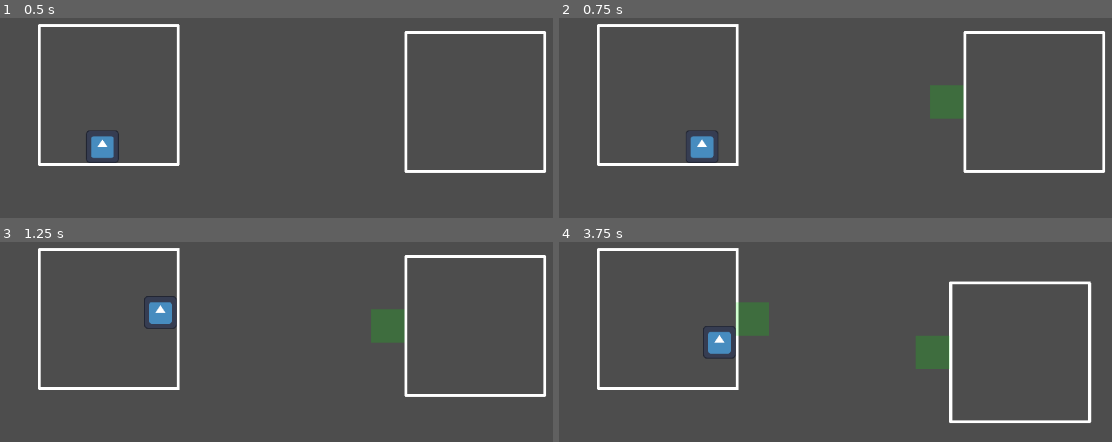
Above: before the commit, frames 1-4 (two rows, left to right).
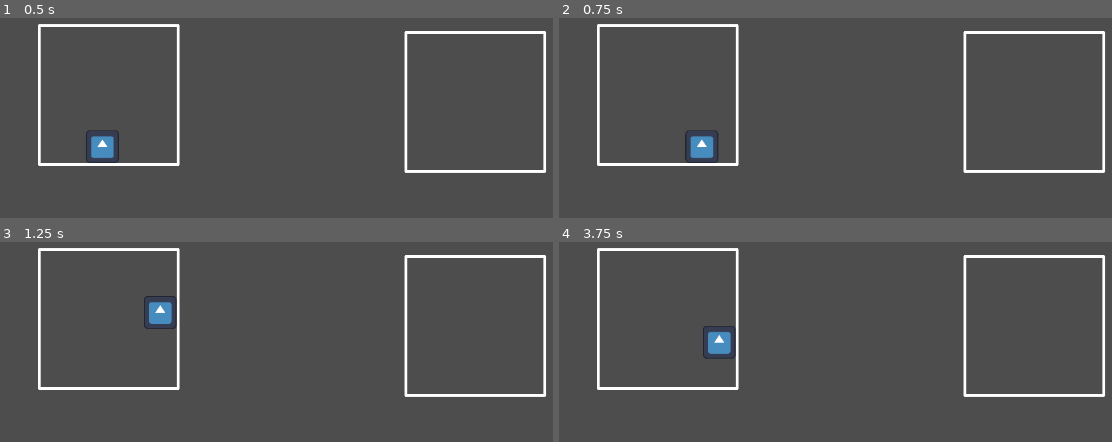
Above: after the commit, the same moments.

Repository: Psonbre/WonderJam2024
Game: Godot game, scene res://Scenes/game.tscn
Two runs of this game, one before a commit and one after it. Both use one fixed random seed, a clock stepped at 60 frames per second and the inputs below. The engine's default icon, where the game draws it, is replaced by a stand-in: a white triangle on a blue panel in a dark square.
Inputs (mouse positions are in pixels of both pictures, inside the frame that each line leads up to):
- Up to frame 1 (0.5 s): no input
- Up to frame 2 (0.75 s): move the mouse to (669, 96) at 0.52 s; hold D (Right) from 0.53 s (still down); click (669, 96) at 0.6 s
- Up to frame 3 (1.25 s): keep holding D (Right); tap Space (Jump) at 0.77 s
- Up to frame 4 (3.75 s): move the mouse to (1034, 326) at 1.27 s; click (1034, 326) at 1.35 s; tap Space (Jump) at 1.52, 3.02 s; tap Enter at 2 s; move the mouse to (outside the picture) at 2.02 s; release D (Right) at 2.03 s; hold A (Left) 2.03-2.78 s; click (outside the picture) at 2.1 s; move the mouse to (724, 400) at 2.77 s; hold D (Right) from 2.78 s (still down); click (724, 400) at 2.85 s; move the mouse to (1006, 378) at 3.52 s; click (1006, 378) at 3.6 s

Frame 1 is identical in both runs. In frame 2, 1.0% of the frame differs, in the area x 22-74%, y 3-74%; in frame 3, 1.0%; in frame 4, 5.5%, in the area x 26-99%, y 3-91%.

Commit message:
attempt connection

Diff:
--- a/PuzzlePiece.tscn
+++ b/PuzzlePiece.tscn
@@ -61,6 +61,20 @@
 scale = Vector2(1, 1)
 shape = SubResource("RectangleShape2D_qi8qm")
 
+[node name="LeftBound" type="Area2D" parent="PuzzlePiece"]
+scale = Vector2(1, 1)
+
+[node name="CollisionShape2D" type="CollisionShape2D" parent="PuzzlePiece/LeftBound"]
+position = Vector2(-10.8, 0)
+scale = Vector2(1, 1)
+shape = SubResource("RectangleShape2D_1x6ai")
+
+[node name="Sprite2D" type="Sprite2D" parent="PuzzlePiece/LeftBound"]
+visible = false
+position = Vector2(-12.6, 0)
+scale = Vector2(4.85, 4.85)
+texture = SubResource("GradientTexture1D_7pyhj")
+
 [node name="RightBound" type="Area2D" parent="PuzzlePiece"]
 
 [node name="CollisionShape2D" type="CollisionShape2D" parent="PuzzlePiece/RightBound"]
@@ -100,19 +114,6 @@
 scale = Vector2(4.85, 4.85)
 texture = SubResource("GradientTexture1D_7pyhj")
 
-[node name="LeftBound" type="Area2D" parent="PuzzlePiece"]
-
-[node name="CollisionShape2D" type="CollisionShape2D" parent="PuzzlePiece/LeftBound"]
-position = Vector2(-10.8, 0)
-scale = Vector2(1, 1)
-shape = SubResource("RectangleShape2D_1x6ai")
-
-[node name="Sprite2D" type="Sprite2D" parent="PuzzlePiece/LeftBound"]
-visible = false
-position = Vector2(-12.6, 0)
-scale = Vector2(4.85, 4.85)
-texture = SubResource("GradientTexture1D_7pyhj")
-
 [node name="Content" type="Node2D" parent="PuzzlePiece"]
 
 [connection signal="body_entered" from="." to="." method="_on_body_entered"]
--- /dev/null
+++ b/game.tscn
@@ -0,0 +1,26 @@
+[gd_scene load_steps=3 format=3 uid="uid://k0g15qa7j1x4"]
+
+[ext_resource type="PackedScene" uid="uid://dyrv4i083tx3b" path="res://player.tscn" id="2_senh7"]
+[ext_resource type="PackedScene" uid="uid://myxxv60jcpcy" path="res://PuzzlePiece.tscn" id="3_gvsjr"]
+
+[node name="Game" type="Node2D"]
+
+[node name="Camera2D" type="Camera2D" parent="."]
+anchor_mode = 0
+
+[node name="PuzzlePiece" parent="." instance=ExtResource("3_gvsjr")]
+position = Vector2(613, 354)
+left_connection_slot = -2
+right_connection_slot = -1
+top_connection_slot = -2
+bottom_connection_slot = -2
+
+[node name="PuzzlePiece2" parent="." instance=ExtResource("3_gvsjr")]
+position = Vector2(961, 347)
+left_connection_slot = 1
+right_connection_slot = -2
+top_connection_slot = -2
+bottom_connection_slot = -2
+
+[node name="Player" parent="." instance=ExtResource("2_senh7")]
+position = Vector2(600, 355)
--- a/puzzle_piece.gd
+++ b/puzzle_piece.gd
@@ -12,15 +12,27 @@
 var can_connect_top := false
 var can_connect_bottom := false
 
-var is_connected_left := false
-var is_connected_right := false
-var is_connected_top := false
-var is_connected_bottom := false
+var is_connected_left := false :
+	set(value):
+		$PuzzlePiece/LeftCollider/CollisionShape2D.disabled = value
+		print($PuzzlePiece/LeftCollider/CollisionShape2D.disabled)
+var is_connected_right := false :
+	set(value):
+		$PuzzlePiece/RightCollider/CollisionShape2D.disabled = value
+var is_connected_top := false :
+	set(value):
+		$PuzzlePiece/TopCollider/CollisionShape2D.disabled = value
+var is_connected_bottom := false :
+	set(value):
+		$PuzzlePiece/BottomCollider/CollisionShape2D.disabled = value
 
 var is_dragging := false
 var is_hovering := false
 var velocity := Vector2.ZERO
 var default_scale := Vector2(1.0, 1.0)
+
+var valid_drop := false
+var start_drag := Vector2.ZERO
 
 func _ready():
 	default_scale = scale
@@ -39,29 +51,61 @@
 
 func start_dragging():
 	scale *= 1.1
+	start_drag = position
 	is_dragging = true
-	set_collisions_to_foreground(self, true)
-	set_collisions_to_foreground($PuzzlePiece/LeftCollider, true)
-	set_collisions_to_foreground($PuzzlePiece/RightCollider, true)
-	set_collisions_to_foreground($PuzzlePiece/TopCollider, true)
-	set_collisions_to_foreground($PuzzlePiece/BottomCollider, true)
+	set_puzzle_piece_collisions_to_foreground(true)
 	for node in $PuzzlePiece/Content.get_children(false):
 		set_collisions_to_foreground(node, true)
 
 	for piece in get_tree().get_nodes_in_group("PuzzlePieces"):
-		piece.update_connection_availability(self)
+		piece.update_connection_availability(self, false)
 
 func stop_dragging():
+	attempt_connection()
 	scale = default_scale
 	is_dragging = false
-
-	set_collisions_to_foreground(self, false)
-	set_collisions_to_foreground($PuzzlePiece/LeftCollider, false)
-	set_collisions_to_foreground($PuzzlePiece/RightCollider, false)
-	set_collisions_to_foreground($PuzzlePiece/TopCollider, false)
-	set_collisions_to_foreground($PuzzlePiece/BottomCollider, false)
+	set_puzzle_piece_collisions_to_foreground(false)
 	for node in $PuzzlePiece/Content.get_children(true):
 		set_collisions_to_foreground(node, false)
+
+	for piece in get_tree().get_nodes_in_group("PuzzlePieces"):
+		piece.update_connection_availability(self, true)
+
+func attempt_connection():
+	if is_dragging:
+		var other_piece
+
+		other_piece = get_first_valid_overlap_in_bound($PuzzlePiece/LeftBound, "right")
+		if other_piece != null :
+			position = other_piece.position - Vector2(-200, 0)
+			is_connected_left = true
+			other_piece.is_connected_right = true
+			return
+
+		other_piece = get_first_valid_overlap_in_bound($PuzzlePiece/RightBound, "left")
+		if other_piece != null :
+			position = other_piece.position - Vector2(200, 0)
+			is_connected_right = true
+			other_piece.is_connected_left = true
+			return
+
+		if other_piece == null:
+			position = start_drag
+
+func get_first_valid_overlap_in_bound(bound : Area2D, compatible_side : String):
+	var overlapping_areas = bound.get_overlapping_areas()
+	for area in overlapping_areas:
+		var puzzle_piece = area.get_node("../..")
+		if puzzle_piece is PuzzlePiece:
+			if compatible_side == "left" && puzzle_piece.can_connect_left:
+				return puzzle_piece
+			if compatible_side == "right" && puzzle_piece.can_connect_right:
+				return puzzle_piece
+			if compatible_side == "top" && puzzle_piece.can_connect_top:
+				return puzzle_piece
+			if compatible_side == "down" && puzzle_piece.can_connect_down:
+				return puzzle_piece
+	return null
 
 func _on_mouse_entered():
 	is_hovering = true
@@ -69,7 +113,7 @@
 func _on_mouse_exited():
 	is_hovering = false
 
-func update_connection_availability(other_piece: PuzzlePiece):
+func update_connection_availability(other_piece: PuzzlePiece, hide_all : bool):
 	if other_piece == self : return
 
 	can_connect_bottom = false
@@ -77,18 +121,19 @@
 	can_connect_right = false
 	can_connect_left = false
 
-	if !is_connected_right:
-		if other_piece.left_connection_slot + right_connection_slot == 0:
-			can_connect_right = true
-	if !is_connected_left:
-		if other_piece.right_connection_slot + left_connection_slot == 0:
-			can_connect_left = true
-	if !is_connected_bottom:
-		if other_piece.top_connection_slot + bottom_connection_slot == 0:
-			can_connect_bottom = true
-	if !is_connected_top:
-		if other_piece.bottom_connection_slot + top_connection_slot == 0:
-			can_connect_top = true
+	if !hide_all:
+		if !is_connected_right:
+			if other_piece.left_connection_slot + right_connection_slot == 0:
+				can_connect_right = true
+		if !is_connected_left:
+			if other_piece.right_connection_slot + left_connection_slot == 0:
+				can_connect_left = true
+		if !is_connected_bottom:
+			if other_piece.top_connection_slot + bottom_connection_slot == 0:
+				can_connect_bottom = true
+		if !is_connected_top:
+			if other_piece.bottom_connection_slot + top_connection_slot == 0:
+				can_connect_top = true
 
 	$PuzzlePiece/LeftBound/Sprite2D.visible = can_connect_left
 	$PuzzlePiece/BottomBound/Sprite2D.visible = can_connect_bottom
@@ -97,7 +142,7 @@
 
 
 func _on_body_entered(body):
-	if body is Player:
+	if body is Player and body.get_parent() != $PuzzlePiece/Content:
 		call_deferred("deferred_reparent", body, $PuzzlePiece/Content)
 
 func _on_body_exited(body):
@@ -107,6 +152,13 @@
 func deferred_reparent(body, new_parent):
 	body.reparent(new_parent)
 
+func set_puzzle_piece_collisions_to_foreground(foreground : bool):
+	set_collisions_to_foreground(self, foreground)
+	set_collisions_to_foreground($PuzzlePiece/LeftCollider, foreground)
+	set_collisions_to_foreground($PuzzlePiece/RightCollider, foreground)
+	set_collisions_to_foreground($PuzzlePiece/TopCollider, foreground)
+	set_collisions_to_foreground($PuzzlePiece/BottomCollider, foreground)
+
 func set_collisions_to_foreground(node : CollisionObject2D, foreground : bool):
 	node = node as CollisionObject2D
 	if node == null : return
